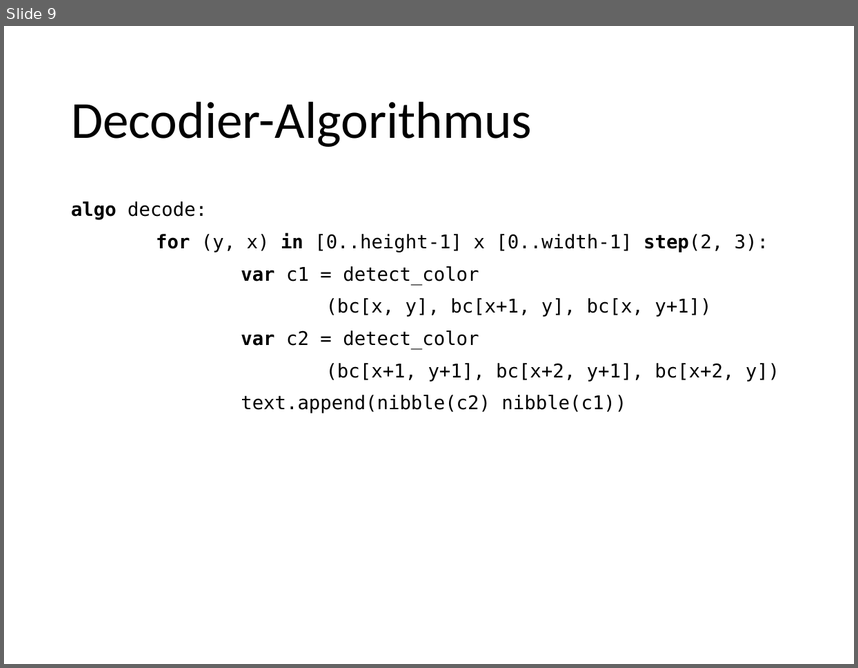
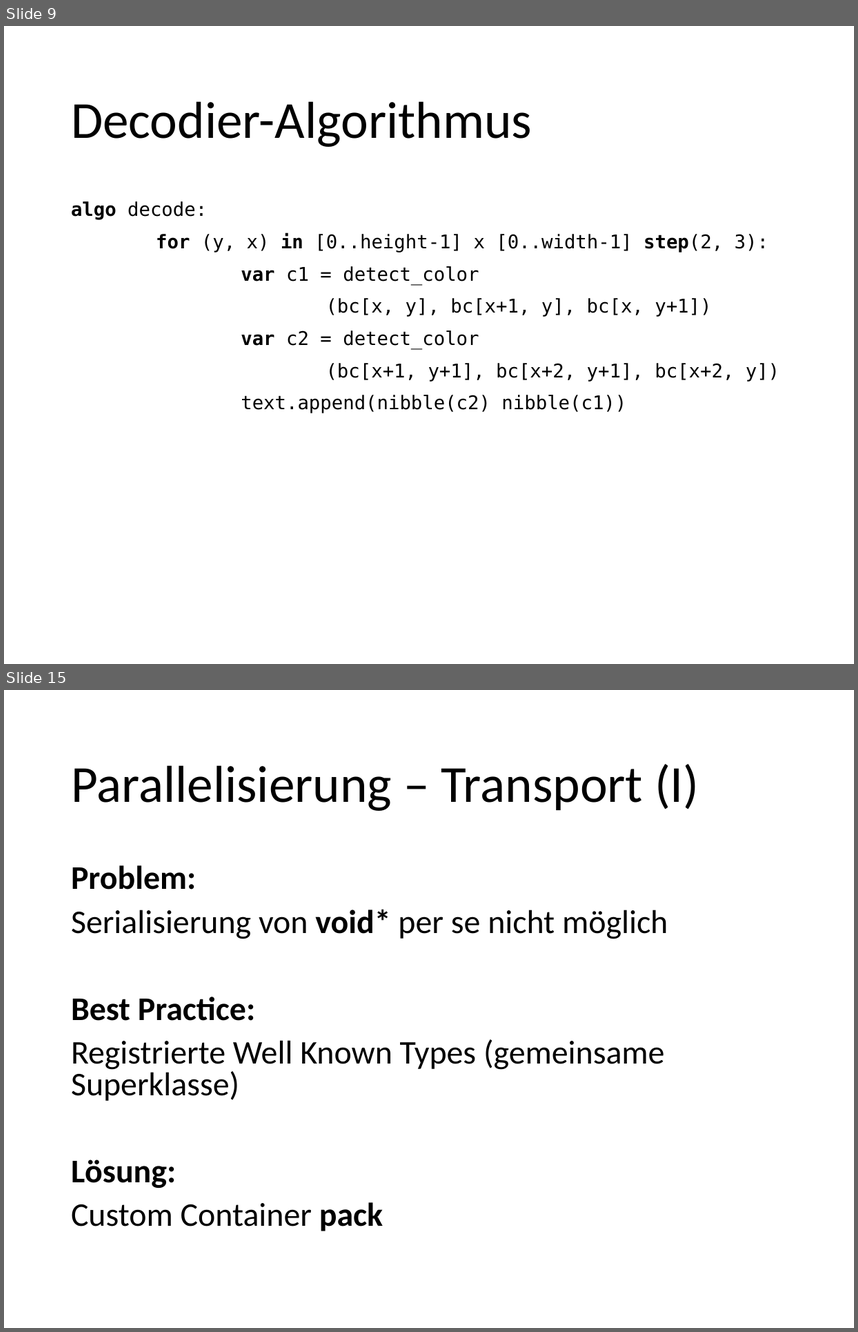
Before and after one commit to foyan/ColorizedBarCodec, a slide deck: doc/presentation/Barcodes.pptx. Shown one above the other, each under a label of ours: slide 9 before the commit, slides 9 and 15 after it; the slides between them are not shown. The pictures are 858x668 and 858x1332 pixels, drawn with LibreOffice and Linux fonts; fonts in the diff are those of the drawing. Boxes give left, top, right and bottom in pixels: in the first picture for what was removed or moved away, otherwise in the second. Text is boxed around its words. In the diff, an @@ line names an element or a change of style, - is before the commit and + after.

```diff
--- a/doc/presentation/Barcodes.pptx
+++ b/doc/presentation/Barcodes.pptx
@@ slide 15 added at box(4, 690, 854, 1328), background #FFFFFF @@
@@ title added at box(71, 764, 700, 811), 44 pt, text #000000 @@
+Parallelisierung – Transport (I)
@@ text added at box(71, 865, 668, 1231), 28 pt, text #000000 @@
+Problem:
+Serialisierung von void* per se nicht möglich
+Best Practice:
+Registrierte Well Known Types (gemeinsame Superklasse)
+Lösung:
+Custom Container pack
```
Also in this commit, not shown: 8 other slides added, 1 other file.
